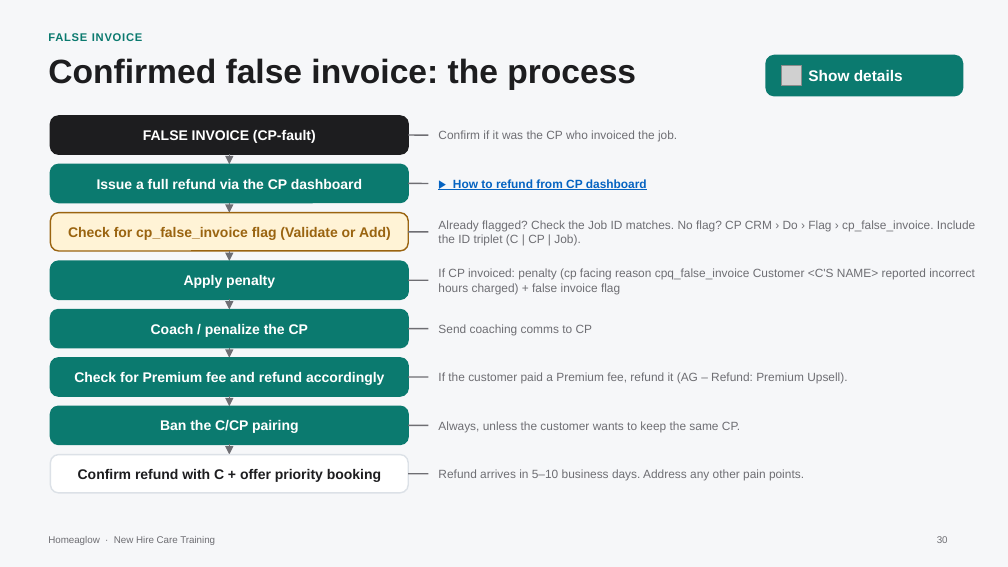
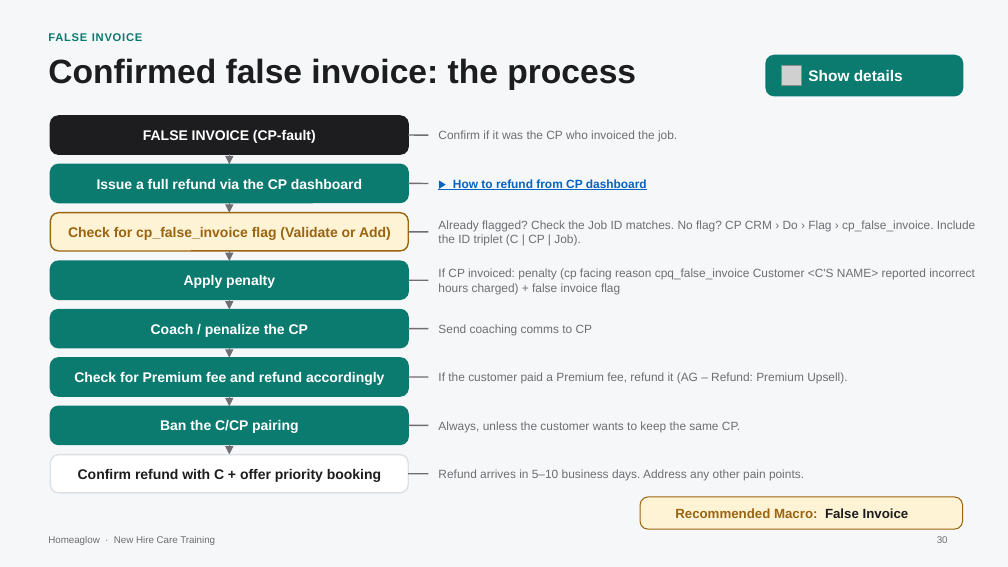
Before and after one commit to anjulimichelle/training, a slide deck: slide 30 of billing-disputes/billing-disputes-cash-payments.pptx. Drawn at 1008x567 pixels with LibreOffice and Linux fonts; fonts in the diff are those of the drawing; grey boxes stand for pictures; background and template pictures are left out. Boxes give left, top, right and bottom in pixels: in the first picture for what was removed or moved away, otherwise in the second. Text is boxed around its words. In the diff, an @@ line names an element or a change of style, - is before the commit and + after.

```diff
--- a/billing-disputes/billing-disputes-cash-payments.pptx
+++ b/billing-disputes/billing-disputes-cash-payments.pptx
@@ rounded rectangle added at (640,497,963,529), fill #FFF3D6, outline #9A6410 0.75 pt @@
@@ text added at (675,508,909,518), 9.5 pt, text #9A6410, bold @@
+Recommended Macro: False Invoice
```
Also in this commit, not shown: 1 other file.
